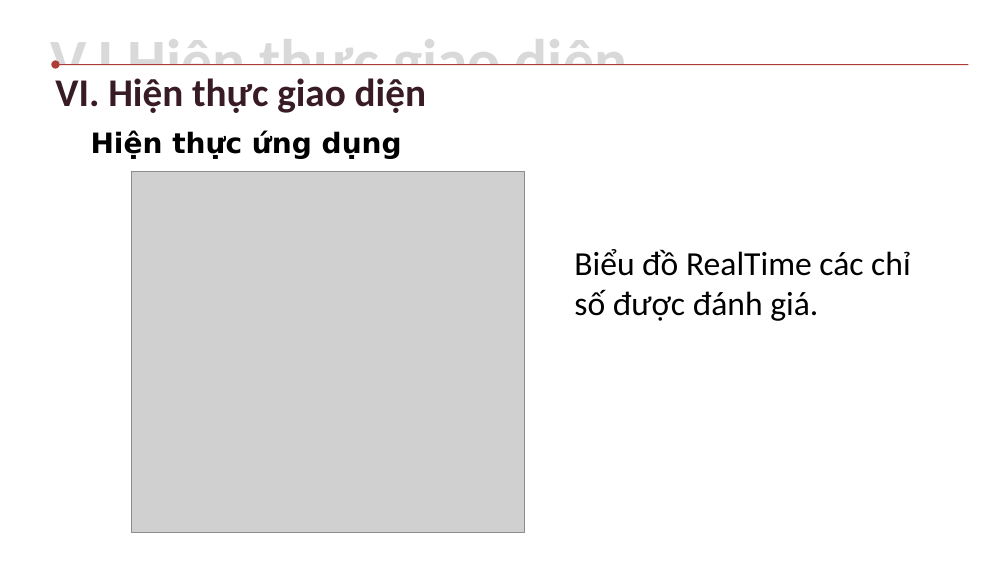
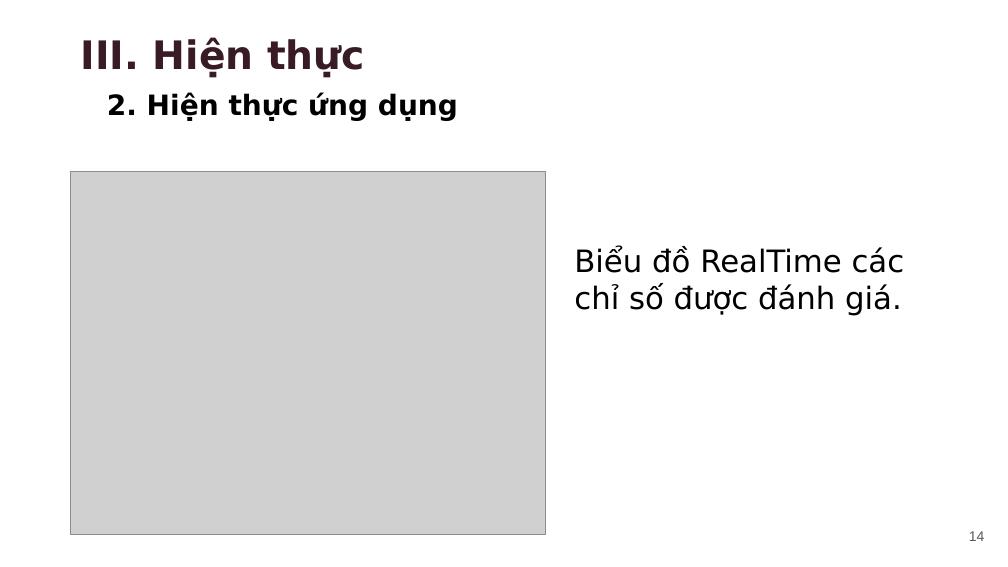
Before and after one commit to huynhnguyenv2/luanvan2019, a slide deck: slide 14 of Presentation.pptx (slide 11 before the commit). Drawn at 1008x567 pixels with LibreOffice and Linux fonts; fonts in the diff are those of the drawing; grey boxes stand for pictures; background and template pictures are left out. Boxes give left, top, right and bottom in pixels: in the first picture for what was removed or moved away, otherwise in the second. Text is boxed around its words. In the diff, an @@ line names an element or a change of style, - is before the commit and + after.

```diff
--- a/Presentation.pptx
+++ b/Presentation.pptx
@@ text at (81, 37, 365, 78): text changed; font Calibri to DejaVu Sans @@
-VI. Hiện thực giao diện
+III. Hiện thực
@@ text removed at (50, 60, 627, 97) @@
-V.I Hiện thực giao diện
@@ arrow removed from (969, 65) to (55, 65) @@
@@ text at (107, 93, 458, 121): text changed @@
-Hiện thực ứng dụng
+2. Hiện thực ứng dụng
@@ picture: place and size @@
-picture at (131, 171, 524, 532)
+picture at (71, 171, 545, 535)
@@ text "Biểu đồ RealTime các chỉ ..." at (574, 247, 905, 316): size 24 to 22 pt, font Calibri to DejaVu Sans; more space between paragraphs @@
@@ page number added at (969, 531, 985, 541), 10 pt, text #595959 @@
+14
```
Also in this commit, not shown: 11 other slides changed, 11 slides added, 9 slides removed, 12 other files.
